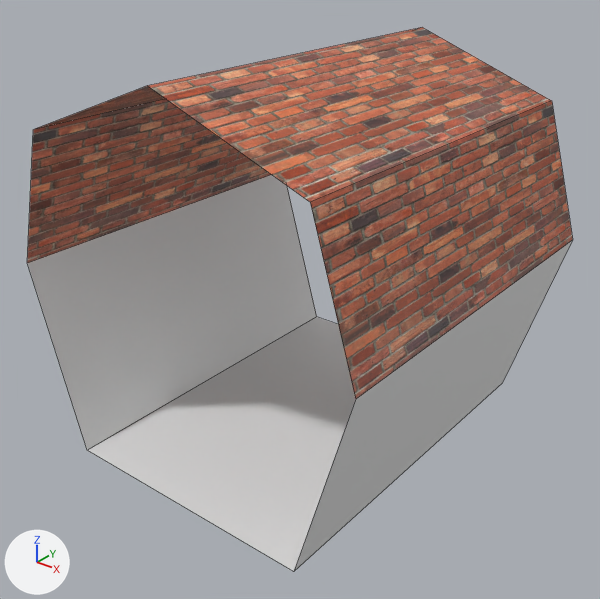
The Blender file Assets/Prefab/hallway.blend, before and after one commit.
Camera for both pictures: a camera (50 mm lens) standing at (2.45, -3.13, 1.65) and looking at (0.03, -0.11, -0.23). Arrows for +X, +Y and +Z are at lower left; the lights stay in place. Mesh edges are drawn as thin lines.

Script lines for the objects in view, before the commit:
```python
me_cylinder = bpy.data.meshes.new('Cylinder')
me_cylinder.from_pydata(...)  # 14 vertices, 7 faces; spans x -1.0..1.0, y -1.0..1.0, z -1.0..1.0
# faces by material slot: [1, 2, 4]
me_cylinder.materials.append(mat_ground)  # its picture is missing
me_cylinder.materials.append(mat_bricks_stone)  # its picture is missing
me_cylinder.materials.append(mat_bricks)  # picture img_red_brick_texture_2_jpg
ob_cylinder = bpy.data.objects.new('Cylinder', me_cylinder)
ob_cylinder.location = (0.0, 0.0, 0.0)
ob_cylinder.rotation_euler = (1.571, 0.0, 0.0)  # degrees (90, 0, 0)
```
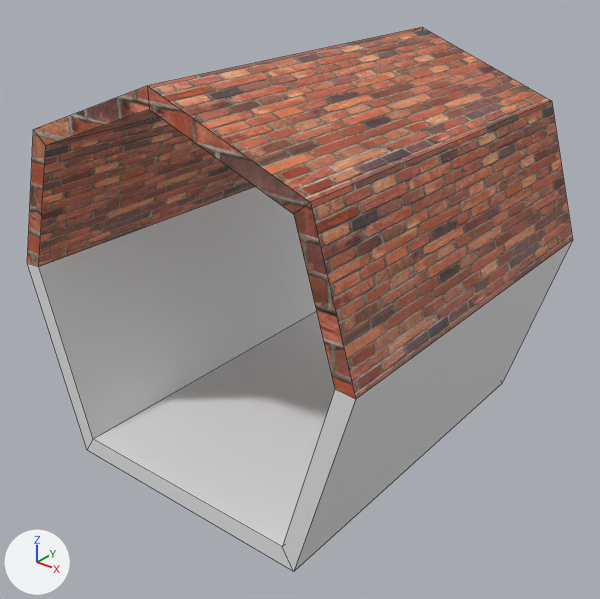
The change in detail:
me_cylinder is used by ob_cylinder; location (0.0, 0.0, 0.0); rotation (1.571, 0.0, 0.0), in degrees (90, 0, 0).
me_cylinder had 14 vertices, 7 faces and spanned x -1.0..1.0, y -1.0..1.0, z -1.0..1.0.
me_cylinder now has 28 vertices, 28 faces and spans x -1.0..1.0, y -1.0..1.0, z -1.0..1.0.
Part 1, on me_cylinder:
7 vertices are added at x -0.91..0.91, y -0.9..0.91, z -1.0.
7 new vertices lie (0.0, 0.0, 2.0) away from vertices in x -0.91..0.91, y -0.9..0.91, z -1.0.
12 new faces join them, mat_bricks (picture img_red_brick_texture_2_jpg).
8 new faces join them, mat_bricks_stone (its picture is missing).
1 new face joins them, mat_ground (its picture is missing).

Pixel boxes [x1, y1, x2, y2] of what changed, in the pictures (600 x 599 px):
part 1 of me_cylinder, added: after [27, 86, 356, 571]
